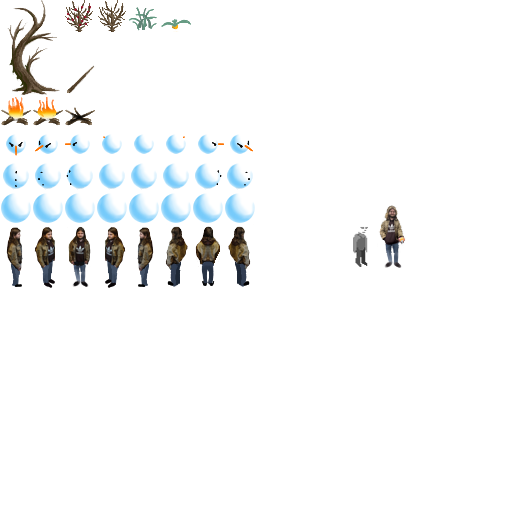
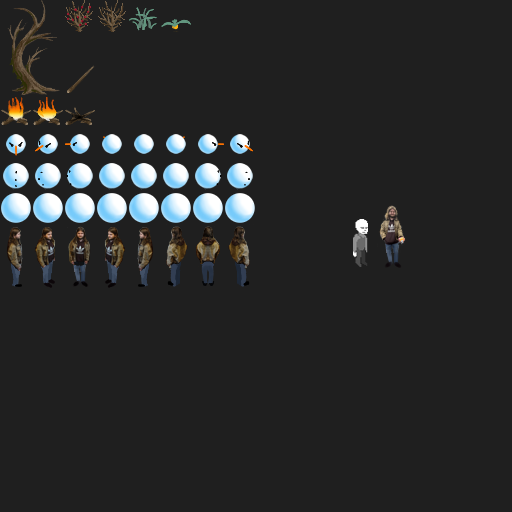
Layer changes from the first (512, 512) image to the second:
painted on "Paint Layer 2" over [0, 0, 512, 512]
painted on "Top" over [0, 64, 512, 512]
painted on "Characters" over [0, 0, 512, 512]
showed "Background", painted on it over [0, 0, 512, 512]
